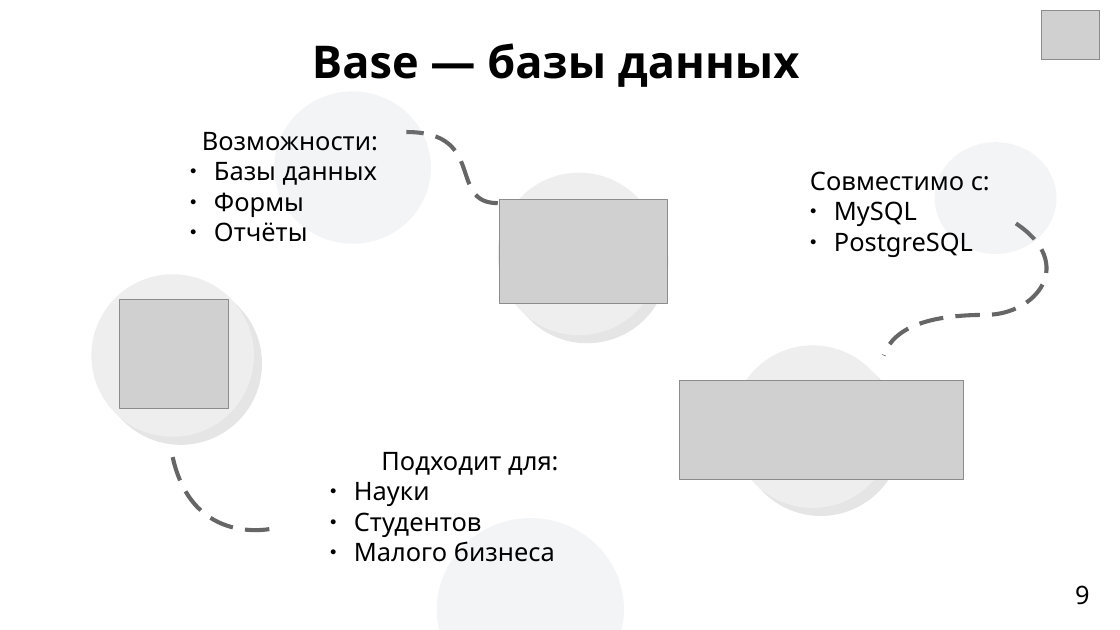
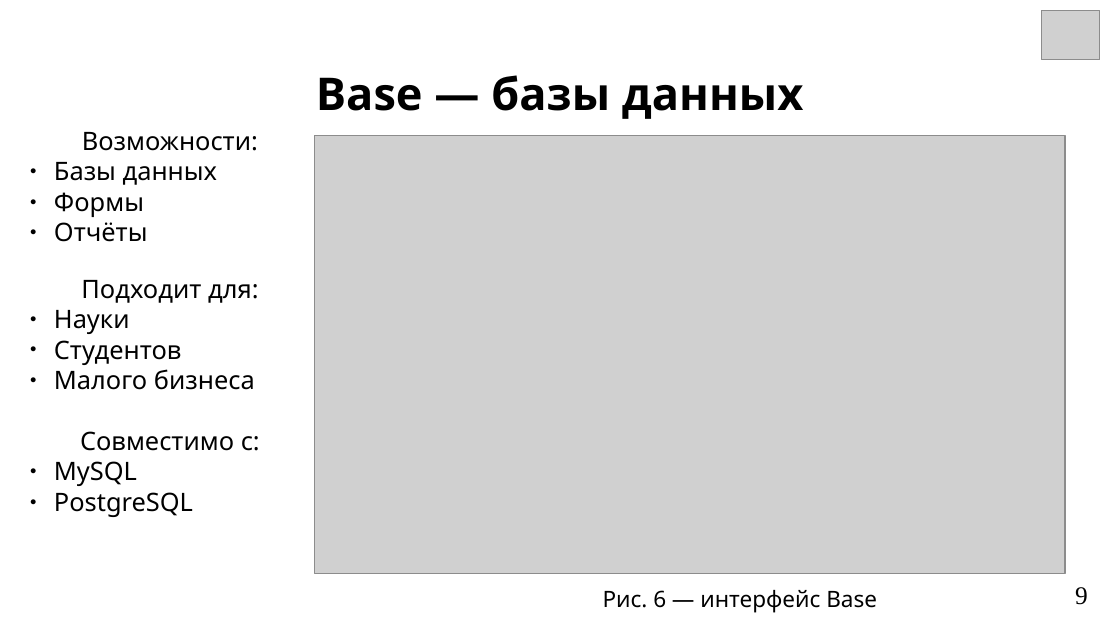
Before and after one commit to Soft-Darkness/digital-fundamentals, a slide deck: slide 9 of Documents/LibreOffice_review.odp. Drawn at 1120x630 pixels with LibreOffice and Linux fonts; fonts in the diff are those of the drawing; grey boxes stand for pictures. Boxes give left, top, right and bottom in pixels: in the first picture for what was removed or moved away, otherwise in the second. Text is boxed around its words. In the diff, an @@ line names an element or a change of style, - is before the commit and + after.

```diff
--- a/Documents/LibreOffice_review.odp
+++ b/Documents/LibreOffice_review.odp
@@ text "Base — базы данных": place and size @@
-text "Base — базы данных" at [312,43,800,87]
+text "Base — базы данных" at [316,75,804,119]
@@ text "Base — базы данных" at [316,75,804,119]: vertical alignment middle to top @@
@@ ellipse removed at [274,91,431,244] @@
@@ text "Возможности:" rewrapped from [202,132,378,242] to [54,132,258,242] @@
@@ picture: place and size @@
-picture at [680,381,965,481]
+picture at [315,135,1066,573]
@@ freeform shape removed at [407,132,498,203] @@
@@ ellipse removed at [935,142,1057,254] @@
@@ ellipse removed at [498,173,661,335] @@
@@ picture removed at [500,200,668,304] @@
@@ freeform shape removed at [884,224,1047,356] @@
@@ text "Подходит для:": place and size @@
-text "Подходит для:" at [354,452,558,562]
+text "Подходит для:" at [54,280,258,390]
@@ ellipse removed at [91,274,254,437] @@
@@ picture removed at [120,300,229,409] @@
@@ ellipse removed at [732,346,894,508] @@
@@ text "Совместимо с:" rewrapped from [810,171,990,257] to [54,431,260,517] @@
@@ freeform shape removed at [173,457,274,531] @@
@@ ellipse removed at [437,518,624,630] @@
@@ text added at [603,590,877,613], 16 pt, text #000000 @@
+Рис. 6 ― интерфейс Base
@@ page number at [1075,587,1088,605]: font Noto Sans to Times New Roman @@
```
Also in this commit, not shown: 11 other slides changed, 1 other file.
